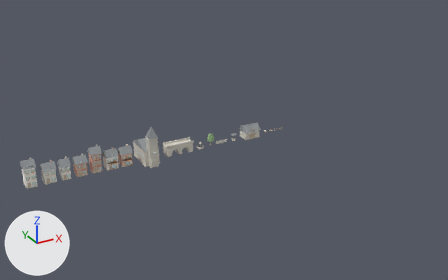
The glTF model public/models/kit.glb, before and after one commit.
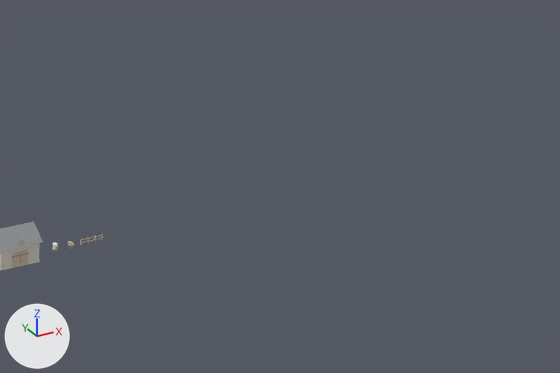
There are two pictures of each version: one whole from a 50 mm camera at (-35.6, -212.7, 107.4) aimed at (83.1, 3.1, -0.5), one close up on the part from 55% to 100% of the width and 15% to 63% of the height. Every picture has the same lights, and +X, +Y and +Z are marked at lower left. The last two pictures show the newer version.

The first close-up shows 'Barn' and 1 more.
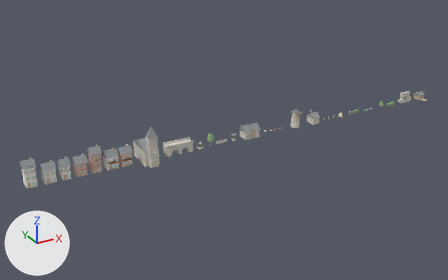
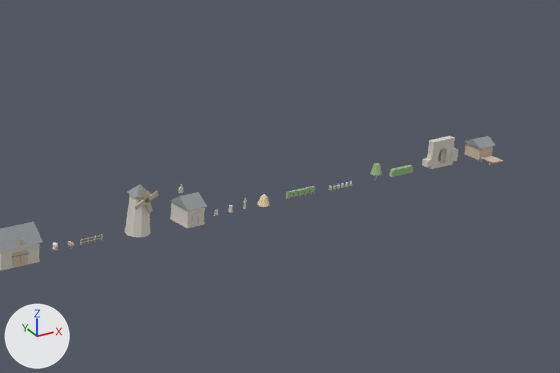
Changed parts and their boxes (x1, y1, x2, y2) in the close-ups (560 x 373 px):
'Windmill', added
    after: (125, 184, 159, 237)
'Chapel', added
    after: (170, 184, 207, 228)
'Ruin_Arch', added
    after: (422, 136, 458, 169)
'Boathouse', added
    after: (464, 136, 503, 165)
'Vine_Row', added
    after: (286, 185, 315, 200)
'Hedge', added
    after: (389, 165, 413, 177)
'Tree_Orchard', added
    after: (370, 163, 382, 180)
'Haystack', added
    after: (257, 194, 269, 207)
'Lavender_Row', added
    after: (328, 181, 352, 190)

Edits to the bpy script that builds the scene:
```text
Add me_hedge:
    me_hedge.from_pydata([(-2.5, -0.42, 0.0), (2.5, -0.42, 0.0), (2.5, 0.42, 0.0), (-2.5, 0.42, 0.0), (-2.2, -0.37, 1.26), (2.2, -0.37, 1.26), (2.2, 0.37, 1.26), (-2.2, 0.37, 1.26)], [], [(0, 3, 2), (0, 2, 1), (4, 5, 6), (4, 6, 7), (0, 1, 5), (0, 5, 4), (1, 2, 6), (1, 6, 5), (2, 3, 7), (2, 7, 6), (3, 0, 4), (3, 4, 7)])
    me_hedge.materials.append(mat_foliage)  # green #97ba89
Add ob_windmill:
    ob_windmill = bpy.data.objects.new('Windmill', me_windmill)  # 77 vertices, 134 faces; spans x -2.26..2.26, y -2.22..2.0, z 0.0..8.66; in mat_roof (grey #939799), mat_wood (beige #cbbca6), mat_stone (light grey #d8d4c8)
    ob_windmill.location = (118.0, 0.0, 0.0)
Add ob_vine_row:
    ob_vine_row = bpy.data.objects.new('Vine_Row', me_vine_row)  # 104 vertices, 156 faces; spans x -3.06..3.06, y -0.28..0.28, z 0.0..1.5; in mat_wood (beige #cbbca6), mat_metal (light grey #cbd1d1), mat_foliage (green #97ba89)
    ob_vine_row.location = (152.0, 0.0, 0.0)
Add ob_tree_orchard:
    ob_tree_orchard = bpy.data.objects.new('Tree_Orchard', me_tree_orchard)  # a 6-sided cylinder along z spanning x -0.16..0.16, y -0.14..0.14, z 0.0..1.3, material slot 0; an 8-sided cut cone along z (radius 1.05 at the low end, 0.75 at the high end) spanning x -1.05..1.05, y -1.05..1.05, z 1.15..2.1, material slot 1; an 8-sided cut cone along z (radius 0.78 at the low end, 0.56 at the high end) spanning x -0.78..0.78, y -0.78..0.78, z 2.0..2.95, material slot 1; in mat_wood (beige #cbbca6), mat_foliage (green #97ba89)
    ob_tree_orchard.location = (169.0, 0.0, 0.0)
Add ob_ruin_arch:
    ob_ruin_arch = bpy.data.objects.new('Ruin_Arch', me_ruin_arch)  # 64 vertices, 108 faces; spans x -3.55..3.65, y -0.75..0.75, z 0.0..5.1; in mat_stone (light grey #d8d4c8)
    ob_ruin_arch.location = (184.0, 0.0, 0.0)
Add ob_lavender_row:
    ob_lavender_row = bpy.data.objects.new('Lavender_Row', me_lavender_row)  # 168 vertices, 288 faces; spans x -2.6..2.63, y -0.33..0.33, z 0.0..0.74; in mat_foliage (green #97ba89), mat_bloom (purple #c4b6db)
    ob_lavender_row.location = (161.0, 0.0, 0.0)
Add ob_hedge:
    ob_hedge = bpy.data.objects.new('Hedge', me_hedge)
    ob_hedge.location = (175.0, 0.0, 0.0)
Add ob_haystack:
    ob_haystack = bpy.data.objects.new('Haystack', me_haystack)  # a 9-sided cut cone along z (radius 1.05 at the low end, 0.58 at the high end) spanning x -0.99..1.05, y -1.03..1.03, z 0.0..1.5; a 9-sided cut cone along z (radius 0.5 at the low end, 0.2 at the high end) spanning x -0.47..0.5, y -0.49..0.49, z 1.5..1.85; in mat_crop (beige #ebdbaa)
    ob_haystack.location = (144.0, 0.0, 0.0)
Add ob_chapel:
    ob_chapel = bpy.data.objects.new('Chapel', me_chapel)  # 78 vertices, 128 faces; spans x -1.98..1.98, y -2.58..2.58, z 0.0..5.95; in mat_roof (grey #939799), mat_stone (light grey #d8d4c8), mat_metal (light grey #cbd1d1)
    ob_chapel.location = (128.0, 0.0, 0.0)
Add ob_boathouse:
    ob_boathouse = bpy.data.objects.new('Boathouse', me_boathouse)  # 54 vertices, 80 faces; spans x -1.95..1.95, y -4.6..2.55, z -0.45..3.6; in mat_roof (grey #939799), mat_wood (beige #cbbca6)
    ob_boathouse.location = (194.0, 0.0, 0.0)
```
